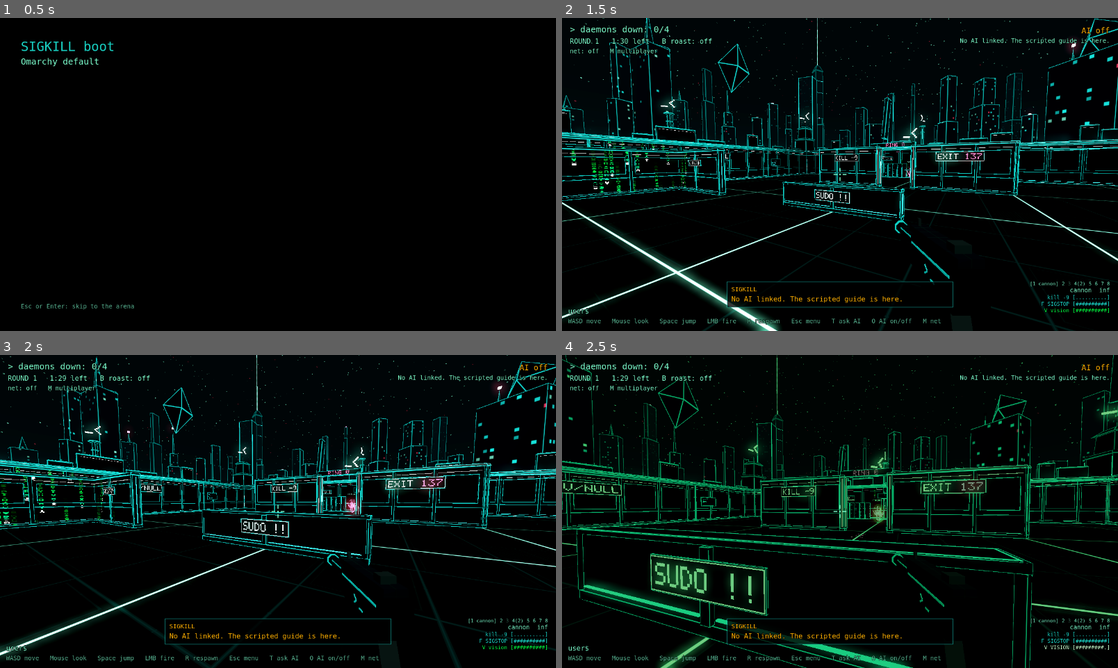
Above: before the commit, frames 1-4 (two rows, left to right).
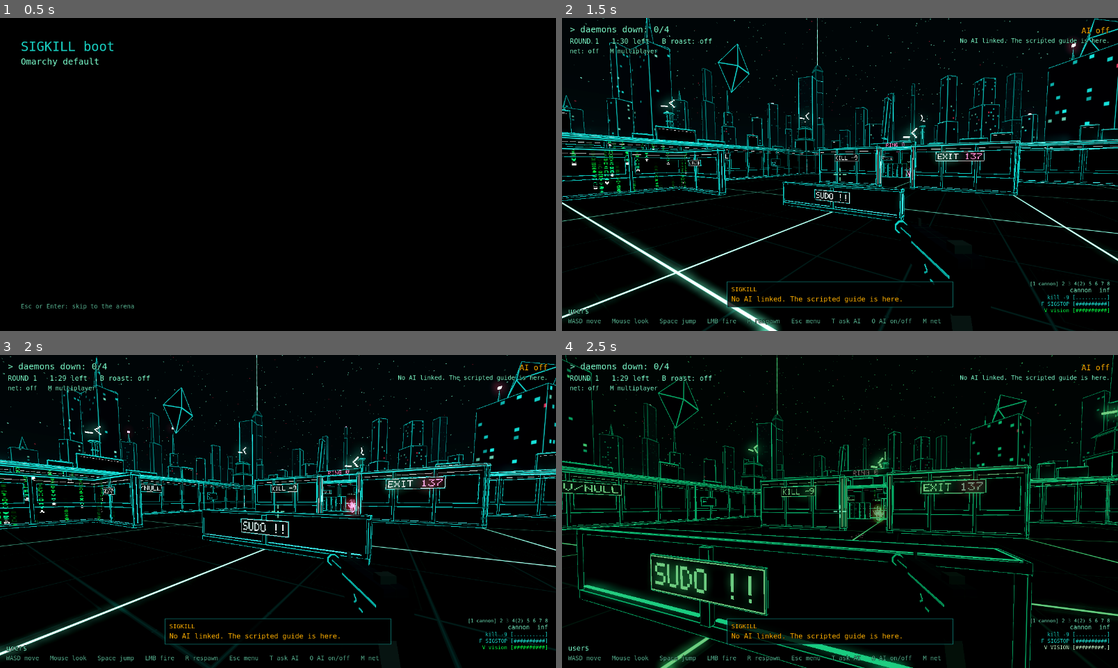
Above: after the commit, the same moments.

Repository: nixfred/sigkill
Game: Godot game, scene res://scenes/boot.tscn
The game is run twice, just before and just after one commit, with the same random seed, the same clock (stepped at 60 frames per second) and the same inputs.
Inputs (mouse positions are in pixels of both pictures, inside the frame that each line leads up to):
- Up to frame 1 (0.5 s): no input
- Up to frame 2 (1.5 s): tap Enter at 0.5 s; move the mouse to (962, 158) at 0.52 s; hold D (move_right) 0.53-1.28 s; hold Right mouse button (aim) 0.53-1.28 s; click (962, 158) at 0.67 s; tap Space (jump) at 0.77 s; move the mouse to (812, 174) at 1.27 s; hold W (move_forward) from 1.28 s (still down); tap T (ask_ai) at 1.35 s
- Up to frame 3 (2 s): keep holding W (move_forward); tap Space (jump) at 1.52 s
- Up to frame 4 (2.5 s): keep holding W (move_forward); move the mouse to (851, 505) at 2.02 s; hold V (code_rain_vision) from 2.03 s (still down)

Frame 1 is identical in both runs. In frame 2, less than 0.1% of the frame differs, in the area x 4-83%, y 38-53%; in frame 3, less than 0.1%; in frame 4, less than 0.1%.

Commit message:
A3: self-review pass 1: no basis drift in the skyline's turning, cable drops clear of the racks
WHAT: scripts/arena/arena_skyline.gd sets the ring's and the two drifting groups' bases from wrapped
angles each frame instead of turning them by a step (rotate_y/rotate_object_local accumulate float
error, so a basis drifted off orthonormal over a long session); two unused members removed.
scripts/arena/arena_art.gd: the cable bundles down the outer walls moved to -11 and 10.5, clear of
every rack, screen and sign on all four walls (on the north wall one ran hidden behind the racks).
shaders/arena_screen.gdshader: a face lying flat reads along world X and Z instead of normalizing a
zero cross product (no screen does today; latent NaN). tests/arena_art_test.gd's source check now
looks for the bases being set.
VERIFIED on the staged snapshot (checkout-index, imported): full check.sh exit 0, 34/34 CHECK PASSED,
first run; arena art test 15 checks ALL PASS.

LR-T: art-pass, a3, self-review, skyline, basis-drift
LR-D: sigkill, art
LR-K: a3-self-review-pass-1

Diff:
--- a/scripts/arena/arena_art.gd
+++ b/scripts/arena/arena_art.gd
@@ -480,7 +480,8 @@
 		var m := _mount(mounts, spec[0], spec[1])
 		if not m.is_empty():
 			_tray(m)
-			for coord in [-11.0, 6.0]:
+			# Clear of every rack, screen and sign on all four walls (self-review pass 1).
+			for coord in [-11.0, 10.5]:
 				_drop(m, _along(m, coord))
 	# Cables slung between the pillars' tops, and from the lair's walls to the outer walls: all higher
 	# than a player's head at the top of a jump.
--- a/scripts/arena/arena_skyline.gd
+++ b/scripts/arena/arena_skyline.gd
@@ -43,12 +43,14 @@
 static var _kept: Dictionary = {}
 
 var _rng := RandomNumberGenerator.new()
-var _kits: Dictionary = {}
-var _static: MeshInstance3D
 var _ring: Node3D
 var _drift: Node3D
 var _drift_b: Node3D
 var _fresh := false
+## How far round the ring and the two drifting groups have turned, in radians, kept under a turn.
+var _ring_angle := 0.0
+var _drift_angle := 0.0
+var _drift_b_angle := 0.0
 
 
 func _ready() -> void:
@@ -58,7 +60,7 @@
 	if _fresh:
 		built = _build()
 		_kept[key] = built
-	_static = _show("Towers", built["towers"], self)
+	_show("Towers", built["towers"], self)
 	_ring = Node3D.new()
 	_ring.name = "Ring"
 	_ring.position = Vector3.UP * RING_HEIGHT_M
@@ -75,10 +77,16 @@
 	_show("Mesh", built["drift_b"], _drift_b)
 
 
+## Turns the ring about its own upright and the drifting groups about the arena's, each set from its
+## angle rather than turned by a step, so no error builds up in their bases however long it runs
+## (self-review pass 1).
 func _process(delta: float) -> void:
-	_ring.rotate_object_local(Vector3.UP, deg_to_rad(RING_TURN) * delta)
-	_drift.rotate_y(deg_to_rad(DRIFT_TURN) * delta)
-	_drift_b.rotate_y(deg_to_rad(DRIFT_B_TURN) * delta)
+	_ring_angle = fposmod(_ring_angle + deg_to_rad(RING_TURN) * delta, TAU)
+	_drift_angle = fposmod(_drift_angle + deg_to_rad(DRIFT_TURN) * delta, TAU)
+	_drift_b_angle = fposmod(_drift_b_angle + deg_to_rad(DRIFT_B_TURN) * delta, TAU)
+	_ring.basis = ShapeKit.basis(RING_TILT) * Basis(Vector3.UP, _ring_angle)
+	_drift.basis = Basis(Vector3.UP, _drift_angle)
+	_drift_b.basis = Basis(Vector3.UP, _drift_b_angle)
 
 
 ## Every mesh node of the skyline, for the checks.
--- a/shaders/arena_screen.gdshader
+++ b/shaders/arena_screen.gdshader
@@ -43,9 +43,13 @@
 	world_normal = mat3(MODEL_MATRIX) * NORMAL;
 }
 
-// This point on its face, in metres: x across it (left to right seen from the front), y up it.
+// This point on its face, in metres: x across it (left to right seen from the front), y up it. A
+// face lying flat reads along world X and Z instead (self-review pass 1: no cross product of nothing).
 vec2 face_uv() {
 	vec3 n = normalize(world_normal);
+	if (abs(n.y) > 0.9) {
+		return world_pos.xz;
+	}
 	vec3 right = normalize(cross(vec3(0.0, 1.0, 0.0), n));
 	return vec2(dot(world_pos, right), world_pos.y);
 }
--- a/tests/arena_art_test.gd
+++ b/tests/arena_art_test.gd
@@ -179,7 +179,7 @@
 		if held.contains(word):
 			rebuilt.append(word)
 	var per_frame := art.contains("func _process(") or art.contains("func _physics_process(") or skyline.contains("func _physics_process(")
-	_check("acceptance: nothing is rebuilt while the arena is d …(139 unchanged characters)… d rebuilt.is_empty() and held.contains("rotate"), ", ".join(rebuilt))
+	_check("acceptance: nothing is rebuilt while the arena is d …(139 unchanged characters)… d rebuilt.is_empty() and held.contains("_ring.basis =") and held.contains("_drift.basis ="), ", ".join(rebuilt))
 	var sky_code := _shader_code("res://shaders/arena_sky.gdshader")
 	_check("the sky never runs on the clock (no TIME), so its light is worked out once, not every frame", sky_code.contains("shader_type sky") and not sky_code.contains("TIME"))
 
